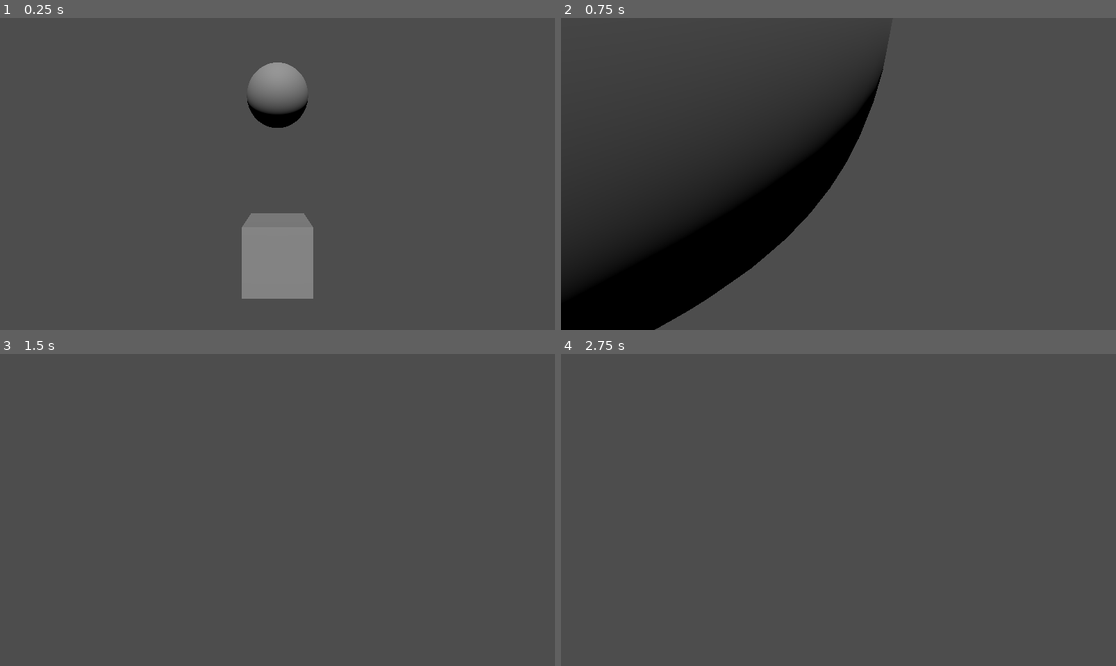
Above: before the commit, frames 1-4 (two rows, left to right).
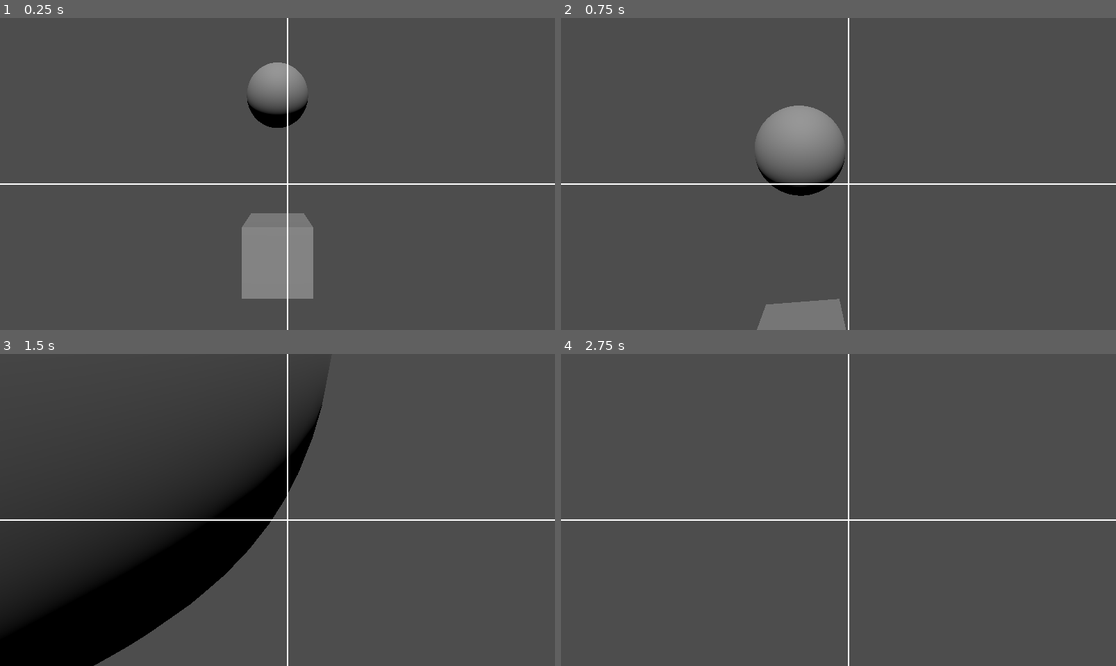
Above: after the commit, the same moments.

Repository: smer44/collonySimOnlyGodot
Game: Godot game, scene res://tests/grid_gen/terrain_display_test_scene.tscn
The game is run twice, just before and just after one commit, with the same random seed, the same clock (stepped at 60 frames per second) and the same inputs. This scene is started directly instead of the project's main scene.
Inputs (mouse positions are in pixels of both pictures, inside the frame that each line leads up to):
- Up to frame 1 (0.25 s): no input
- Up to frame 2 (0.75 s): tap Enter (ui_accept) at 0.5 s; move the mouse to (866, 174) at 0.52 s; hold Up (ui_up) from 0.53 s (still down); tap Backspace at 0.6 s; click (866, 174) at 0.67 s
- Up to frame 3 (1.5 s): keep holding Up (ui_up); tap Enter (ui_accept) at 0.77, 1.25 s; tap Tab at 0.8, 1.35 s; move the mouse to (249, 510) at 1.27 s; click (249, 510) at 1.42 s
- Up to frame 4 (2.75 s): keep holding Up (ui_up); tap Enter (ui_accept) at 1.52, 2 s; tap T at 1.55, 2.1 s; move the mouse to (849, 503) at 2.02 s; click (849, 503) at 2.17 s; tap Backspace at 2.3 s

The runs differ from the first frame. In frame 1, 0.7% of the frame differs, in the area x 0-100%, y 0-100%; in frame 2, 29%; in frame 3, 28%; in frame 4, 0.7%.

Commit message:
statefull camera
statefull camera

Diff:
--- a/camera_states/abstract_camera_state.gd
+++ b/camera_states/abstract_camera_state.gd
@@ -1,22 +1,21 @@
 extends Node
-class_name CameraState
+class_name AbstractCameraState
 
+enum StateType {Stay, Hover, RaycastPrint, StayCursorRaycast, Spawning}
+@export var stateType : AbstractCameraState.StateType
 
-# The controller is the Camera3D (or script) that owns the state machine
-var controller: Node = null
-
-
-func enter() -> void:
+func enter(owner : CameraStatefull) -> void:
+	Input.set_mouse_mode(Input.MOUSE_MODE_CAPTURED)
 	pass
 
 
-func exit() -> void:
+func exit(owner : CameraStatefull) -> void:
 	pass
 
 
-func unhandled_input(event: InputEvent) -> void:
+func input(owner : CameraStatefull, event: InputEvent) -> void:
 	pass
 
 
-func process(delta: float) -> void:
+func process(owner : CameraStatefull, delta: float) -> void:
 	pass
--- a/camera_states/camera_statefull.gd
+++ b/camera_states/camera_statefull.gd
@@ -1,22 +1,71 @@
 extends Camera3D
 class_name CameraStatefull
 
-var state: CameraState
+var state: AbstractCameraState
+var state_map: Dictionary
+
+var yaw: float = 0.0   # horizontal rotation
+var pitch: float = 0.0 # vertical rotation
+var init_state_type = AbstractCameraState.StateType.Hover
+
+@export var move_speed: float = 15.0
+@export var mouse_sensitivity: float = 0.002
+@export var hide_cursor: bool = true
+@export var shift_speed: float = 4.0
 
 
 func _ready() -> void:
-	state.enter()
+
+	_update_states_map()
+	state = state_map[init_state_type]
+	state.enter(self)
 
 
-func _unhandled_input(event: InputEvent) -> void:
-	state.unhandled_input(event)
+func _update_states_map():
+	for child in get_children():
+		if child is AbstractCameraState:
+			state_map[child.stateType] = child
 
 
-func change_state(new_state: CameraState):
-	state.exit()
+
+func _input(event: InputEvent) -> void:
+	state.input(self,event)
+	var newState :AbstractCameraState = null
+	if event is InputEventKey and event.pressed:
+		if event.keycode == KEY_BACKSPACE:
+			if state.stateType == AbstractCameraState.StateType.Stay:
+				newState = state_map[AbstractCameraState.StateType.Hover]
+			else:
+				newState= state_map[AbstractCameraState.StateType.Stay]
+
+		elif  event.keycode == KEY_CAPSLOCK:
+			if state.stateType == AbstractCameraState.StateType.RaycastPrint:
+				newState = state_map[AbstractCameraState.StateType.Hover]
+			else:
+				newState = state_map[AbstractCameraState.StateType.RaycastPrint]
+
+		elif event.keycode == KEY_TAB:
+			if state.stateType == AbstractCameraState.StateType.StayCursorRaycast:
+				newState = state_map[AbstractCameraState.StateType.Hover]
+			else:
+				newState = state_map[AbstractCameraState.StateType.StayCursorRaycast]
+	if newState:
+		change_state(newState)
+
+
+
+
+func update_rotation_by_yaw_and_pitch():
+	rotation.y = yaw
+	rotation.x = pitch
+
+
+func change_state(new_state: AbstractCameraState):
+	state.exit(self)
 	state = new_state
-	state.enter()
+	state.enter(self)
+	print('CameraStatefull: state changed to %s' % state)
 
 
 func _process(delta: float) -> void:
-	state.process(delta)
+	state.process(self,delta)
--- /dev/null
+++ b/camera_states/hover_camera_state.gd
@@ -0,0 +1,24 @@
+extends AbstractCameraState
+class_name HoverCameraState
+
+func enter(owner : CameraStatefull) -> void:
+	Input.set_mouse_mode(Input.MOUSE_MODE_CAPTURED)
+	pass
+
+
+func exit(owner : CameraStatefull) -> void:
+	pass
+
+
+func input(owner : CameraStatefull, event: InputEvent) -> void:
+	if event is InputEventMouseMotion:
+		owner.yaw   -= event.relative.x * owner.mouse_sensitivity
+		owner.pitch -= event.relative.y * owner.mouse_sensitivity
+		owner.pitch = clamp(owner.pitch, deg_to_rad(-89), deg_to_rad(89))
+		owner.update_rotation_by_yaw_and_pitch()
+
+
+func process(owner : CameraStatefull, delta: float) -> void:
+	var movement := InputCalc.wasd_move(delta,owner.basis,owner.move_speed,owner.shift_speed)
+	movement.y += InputCalc.up_down_move(delta,owner.move_speed,owner.shift_speed)
+	owner.global_position+= movement
--- /dev/null
+++ b/camera_states/raycast_print_camera_state.gd
@@ -0,0 +1,29 @@
+extends AbstractCameraState
+class_name RaycastPrintCameraState
+
+
+func enter(owner : CameraStatefull) -> void:
+	Input.set_mouse_mode(Input.MOUSE_MODE_CAPTURED)
+	pass
+
+
+func exit(owner : CameraStatefull) -> void:
+	pass
+
+
+func input(owner : CameraStatefull, event: InputEvent) -> void:
+	if event is InputEventMouseMotion:
+		owner.yaw   -= event.relative.x * owner.mouse_sensitivity
+		owner.pitch -= event.relative.y * owner.mouse_sensitivity
+		owner.pitch = clamp(owner.pitch, deg_to_rad(-89), deg_to_rad(89))
+		owner.update_rotation_by_yaw_and_pitch()
+
+
+func process(owner : CameraStatefull, delta: float) -> void:
+	var movement := InputCalc.wasd_move(delta,owner.basis,owner.move_speed,owner.shift_speed)
+	movement.y += InputCalc.up_down_move(delta,owner.move_speed,owner.shift_speed)
+	owner.global_position+= movement
+	var raycast = RayCastCalc.raycast_forward(owner)
+	if raycast:
+		var ipos:= RayCastCalc.to_floor_3d(raycast.position)
+		print(ipos)
--- /dev/null
+++ b/camera_states/stay_cursor_raycast_camera_state.gd
@@ -0,0 +1,22 @@
+extends AbstractCameraState
+class_name StayCursorRaycastCameraState
+
+
+func enter(owner : CameraStatefull) -> void:
+	Input.set_mouse_mode(Input.MOUSE_MODE_VISIBLE)
+	pass
+
+
+func exit(owner : CameraStatefull) -> void:
+	pass
+
+
+func input(owner : CameraStatefull, event: InputEvent) -> void:
+	pass
+
+
+func process(owner : CameraStatefull, delta: float) -> void:
+	var raycast = RayCastCalc.raycast_from_cursor(owner)
+	if raycast:
+		var ipos:= RayCastCalc.to_floor_3d(raycast.position)
+		print(ipos)
--- /dev/null
+++ b/debug_help/cross_in_center_ui.gd
@@ -0,0 +1,32 @@
+extends Control
+
+@export var thickness: float = 2.0
+
+func _ready():
+	# Make sure our Control covers the whole screen
+	anchor_left = 0
+	anchor_top = 0
+	anchor_right = 1
+	anchor_bottom = 1
+	size_flags_horizontal = Control.SIZE_EXPAND_FILL
+	size_flags_vertical = Control.SIZE_EXPAND_FILL
+
+	# Create horizontal line
+	var h_line = ColorRect.new()
+	h_line.color = Color.WHITE
+	h_line.anchor_left = 0
+	h_line.anchor_right = 1
+	h_line.anchor_top = 0.5
+	h_line.anchor_bottom = 0.5
+	h_line.custom_minimum_size = Vector2(0, thickness)
+	add_child(h_line)
+
+	# Create vertical line
+	var v_line = ColorRect.new()
+	v_line.color = Color.WHITE
+	v_line.anchor_left = 0.5
+	v_line.anchor_right = 0.5
+	v_line.anchor_top = 0
+	v_line.anchor_bottom = 1
+	v_line.custom_minimum_size = Vector2(thickness, 0)
+	add_child(v_line)
--- a/debug_help/on_click_spawner.gd
+++ b/debug_help/on_click_spawner.gd
@@ -6,7 +6,7 @@
 
 
 # Spawn when left mouse button is pressed
-func _unhandled_input(event: InputEvent) -> void:
+func _input(event: InputEvent) -> void:
 	if event is InputEventMouseButton and event.button_index == MOUSE_BUTTON_LEFT and event.pressed:
 		spawn()
 
@@ -18,7 +18,8 @@
 
 	var instance := packed_scene.instantiate()
 	(instance as Node3D).global_transform.origin = global_transform.origin
-	instance.get_child(0).apply_impulse(Vector3.ZERO, Vector3(1, 0, 0))
+	instance.get_child(0).linear_velocity.x = 1
+	#instance.get_child(0).apply_impulse(Vector3.ZERO, Vector3(1, 0, 0))
 	# Add to the active scene root ("world" root)
 	var world_root: Node = get_tree().current_scene
 	if world_root == null:
--- a/usual_camera_setup.tscn
+++ b/usual_camera_setup.tscn
@@ -1,8 +1,13 @@
-[gd_scene load_steps=6 format=3 uid="uid://chxovomx6cl0q"]
+[gd_scene load_steps=11 format=3 uid="uid://chxovomx6cl0q"]
 
-[ext_resource type="Script" uid="uid://jcvuniltb8vq" path="res://utils/wasd_move_mouse_rotate.gd" id="1_0ycvh"]
+[ext_resource type="Script" uid="uid://cffy1afot41f1" path="res://camera_states/camera_statefull.gd" id="1_rw75i"]
 [ext_resource type="Script" uid="uid://ceyxoiygmljtj" path="res://debug_help/on_click_spawner.gd" id="2_dnwcs"]
 [ext_resource type="PackedScene" uid="uid://dvobdvhild42y" path="res://debug_help/rigid_ball_3d.tscn" id="3_ot7sw"]
+[ext_resource type="Script" uid="uid://cr25mr577rbhf" path="res://camera_states/hover_camera_state.gd" id="4_w87d2"]
+[ext_resource type="Script" uid="uid://bqepha1m5hfvc" path="res://camera_states/abstract_camera_state.gd" id="5_rw75i"]
+[ext_resource type="Script" uid="uid://bipcj47vv23so" path="res://camera_states/raycast_print_camera_state.gd" id="6_djr38"]
+[ext_resource type="Script" uid="uid://bcylyxulc5l1m" path="res://debug_help/cross_in_center_ui.gd" id="7_jk4bl"]
+[ext_resource type="Script" uid="uid://d3j3aseoye3n1" path="res://camera_states/stay_cursor_raycast_camera_state.gd" id="7_uk28j"]
 
 [sub_resource type="BoxMesh" id="BoxMesh_5qlsg"]
 
@@ -12,12 +17,30 @@
 
 [node name="Camera3D" type="Camera3D" parent="."]
 transform = Transform3D(1, 0, 0, 0, 1, 0, 0, 0, 1, 0, 1.2469683, 3.3505445)
-script = ExtResource("1_0ycvh")
-hide_cursor = true
+script = ExtResource("1_rw75i")
 
 [node name="SpawnPivotNode3d" type="Node3D" parent="Camera3D"]
 script = ExtResource("2_dnwcs")
 packed_scene = ExtResource("3_ot7sw")
+
+[node name="HoverCameraState" type="Node" parent="Camera3D"]
+script = ExtResource("4_w87d2")
+stateType = 1
+metadata/_custom_type_script = "uid://cr25mr577rbhf"
+
+[node name="StayCameraState" type="Node" parent="Camera3D"]
+script = ExtResource("5_rw75i")
+metadata/_custom_type_script = "uid://bqepha1m5hfvc"
+
+[node name="RaycastCameraState" type="Node" parent="Camera3D"]
+script = ExtResource("6_djr38")
+stateType = 2
+metadata/_custom_type_script = "uid://bqepha1m5hfvc"
+
+[node name="StayCursorRaycastCameraState" type="Node" parent="Camera3D"]
+script = ExtResource("7_uk28j")
+stateType = 3
+metadata/_custom_type_script = "uid://d3j3aseoye3n1"
 
 [node name="DebugCube" type="MeshInstance3D" parent="."]
 mesh = SubResource("BoxMesh_5qlsg")
@@ -32,3 +55,10 @@
 
 [node name="RigidBall3D" parent="." instance=ExtResource("3_ot7sw")]
 transform = Transform3D(1, 0, 0, 0, 1, 0, 0, 0, 1, 0, 2.5157833, 0)
+
+[node name="Control" type="Control" parent="."]
+layout_mode = 3
+anchors_preset = 0
+offset_right = 40.0
+offset_bottom = 40.0
+script = ExtResource("7_jk4bl")
--- a/utils/ray_cast_calc.gd
+++ b/utils/ray_cast_calc.gd
@@ -20,6 +20,11 @@
 	var grid_cell := Vector2i(floor(hit_2d.x), floor(hit_2d.y))
 	#print(grid_cell)
 	return grid_cell
+
+static func to_floor_3d(hit_3d : Vector3) -> Vector3i:
+	var grid_cell := Vector3i(floor(hit_3d.x), floor(hit_3d.y), floor(hit_3d.z))
+	return grid_cell
+
 
 
 static func horizontal_plane_intersect_floor(global_transform : Transform3D) -> Variant:
@@ -50,12 +55,35 @@
 
 	var result: Dictionary = space_state.intersect_ray(query)
 
-
-	if debug_draw and result:
-		_debug_draw_ray(node, start, finish, result)
+	return result # Empty {} if no collision
 
 
-	return result # Empty {} if no collision
+static func raycast_from_cursor(camera: Camera3D, exclude: Array = [], ray_length: float = 100000.0 , collision_mask: int = 0xFFFFFFFF) -> Dictionary:
+	var viewport := camera.get_viewport()
+	# Mouse position in the current viewport
+	var mouse_pos: Vector2 = viewport.get_mouse_position()
+	# Build a world-space ray from the cursor via the camera
+	var origin: Vector3 = camera.project_ray_origin(mouse_pos)
+	var direction: Vector3 = camera.project_ray_normal(mouse_pos).normalized()
+	var finish: Vector3 = origin + direction * ray_length
+	# Avoid self-hits
+	exclude.append(camera)
+	# Raycast
+	var space_state: PhysicsDirectSpaceState3D = camera.get_world_3d().direct_space_state
+	var query := PhysicsRayQueryParameters3D.create(origin, finish)
+
+	query.exclude = exclude
+	query.collision_mask = collision_mask
+	query.hit_from_inside = true
+
+	var result: Dictionary = space_state.intersect_ray(query)
+	return result
+
+
+
+
+
+
 
 static func _debug_draw_ray(node : Node3D, start: Vector3, finish: Vector3, result: Dictionary) -> void:
 # Simple transient gizmo using ImmediateMesh in a MeshInstance3D child named "RayGizmo"
--- a/utils/wasd_move_mouse_rotate.gd
+++ b/utils/wasd_move_mouse_rotate.gd
@@ -27,9 +27,13 @@
 		yaw   -= event.relative.x * mouse_sensitivity
 		pitch -= event.relative.y * mouse_sensitivity
 		pitch = clamp(pitch, deg_to_rad(-89), deg_to_rad(89))
+		update_rotation_by_yaw_and_pitch()
 
-		rotation.y = yaw
-		rotation.x = pitch
+
+
+func update_rotation_by_yaw_and_pitch():
+	rotation.y = yaw
+	rotation.x = pitch
 
 func _process(delta: float) -> void:
 	var movement := InputCalc.wasd_move(delta,self.basis,move_speed,shift_speed)
Not shown, added: camera_states/hover_camera_state.gd.uid
Not shown, added: camera_states/raycast_print_camera_state.gd.uid
Not shown, added: camera_states/stay_cursor_raycast_camera_state.gd.uid
Not shown, added: debug_help/cross_in_center_ui.gd.uid
